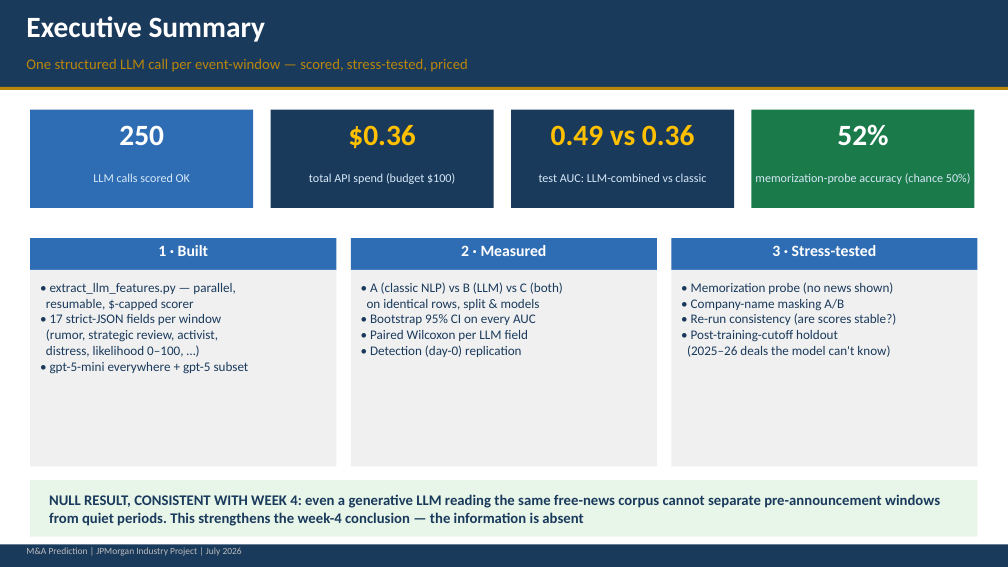
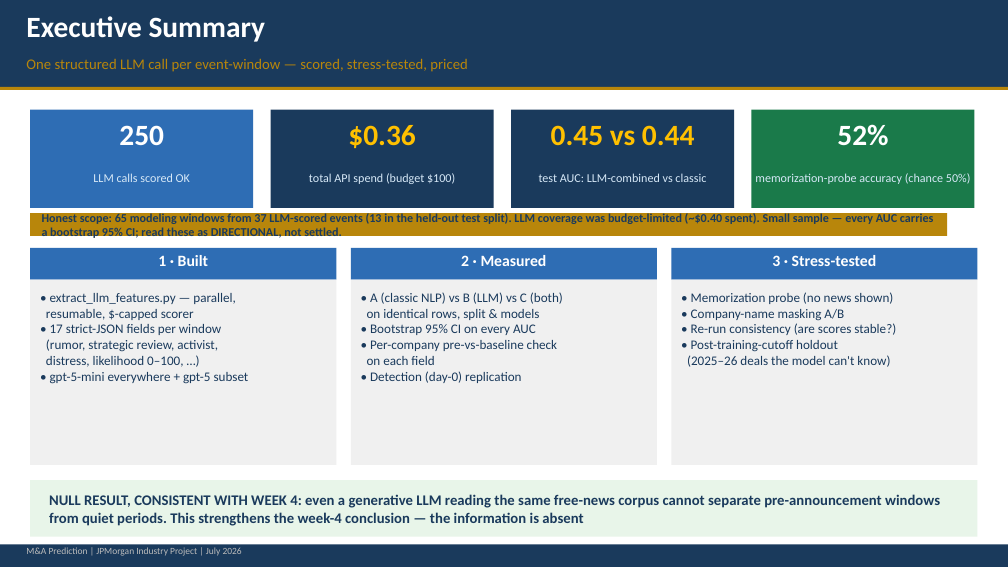
Before and after one commit to cindyfu0312/ucb-jpm-MA-prediction, a slide deck: slide 2 of reports/week6_llm_ma_prediction_presentation.pptx. Drawn at 1008x567 pixels with LibreOffice and Linux fonts; fonts in the diff are those of the drawing. Boxes give left, top, right and bottom in pixels: in the first picture for what was removed or moved away, otherwise in the second. Text is boxed around its words. In the diff, an @@ line names an element or a change of style, - is before the commit and + after.

Commit message:
Week 6 presentation polish: intuition slides, feature dictionary, honesty framing
- 3 new deck slides: Feature Dictionary (full A/B lists), 'Why the AUC Is Flat'
  (signal vs inversion worked examples, data-driven), 'Are LLM Signals New
  Information?' (Spearman heatmap + reading guide)
- 3 new notebook cells: one event traced end-to-end (§2), signal/inversion
  worked examples + per-company paired table (§5) — all self-selecting from data
- Honesty framing: exec-summary scope banner (windows/events/test, budget-limited),
  pre-registered thresholds table on verdict slide
- Dropped PR-AUC column and 'Wilcoxon' label from slides (kept in notebook);
  ROC-AUC + bootstrap CI only
- Fixed slide-7 table/callout overlap

Final data: 65 windows / 37 LLM-scored events, ~$0.39 OpenAI spend (account
quota then exhausted). Verdict unchanged: null result, best AUC 0.54 < 0.58.

```diff
--- a/reports/week6_llm_ma_prediction_presentation.pptx
+++ b/reports/week6_llm_ma_prediction_presentation.pptx
@@ text at <box>551,125,694,146</box>: text changed @@
-0.49 vs 0.36
+0.45 vs 0.44
@@ rectangle added at <box>30,213,948,236</box>, fill #B8860B @@
@@ text added at <box>42,212,933,240</box>, 11.5 pt, text #1A3A5C, bold @@
+Honest scope: 65 modeling windows from 37 LLM-scored events (13 in the held-out test split). LLM coverage was budget-limited (~$0.40 spent). Small sample — every AUC carries a bootstrap 95% CI; read these as DIRECTIONAL, not settled.
@@ 3 texts, 3 rectangles: place and size @@
-3 texts, 3 rectangles at <box>30,238,978,270</box>
+3 texts, 3 rectangles at <box>30,248,978,280</box>
@@ rectangle: place and size @@
-rectangle at <box>30,270,337,467</box>
+rectangle at <box>30,280,337,465</box>
@@ text "• extract_llm_features.py — parallel,": place and size @@
-text "• extract_llm_features.py — parallel," at <box>46,283,249,374</box>
+text "• extract_llm_features.py — parallel," at <box>46,293,249,384</box>
@@ rectangle: place and size @@
-rectangle at <box>351,270,657,467</box>
+rectangle at <box>351,280,657,465</box>
@@ text "• A (classic NLP) vs ...": place and size @@
-text "• A (classic NLP) vs ..." at <box>367,282,563,357</box>
+text "• A (classic NLP) vs ..." at <box>367,292,563,383</box>
@@ rectangle: place and size @@
-rectangle at <box>671,270,978,467</box>
+rectangle at <box>671,280,978,465</box>
@@ text "• Memorization probe (no news ...": place and size @@
-text "• Memorization probe (no news ..." at <box>687,282,896,357</box>
+text "• Memorization probe (no news ..." at <box>687,292,896,367</box>
@@ text at <box>367,340,557,365</box>: text changed @@
-• Paired Wilcoxon per LLM field
+• Per-company pre-vs-baseline check
+on each field
```
Also in this commit, not shown: 4 other slides changed, 3 slides added, 6 other files.
